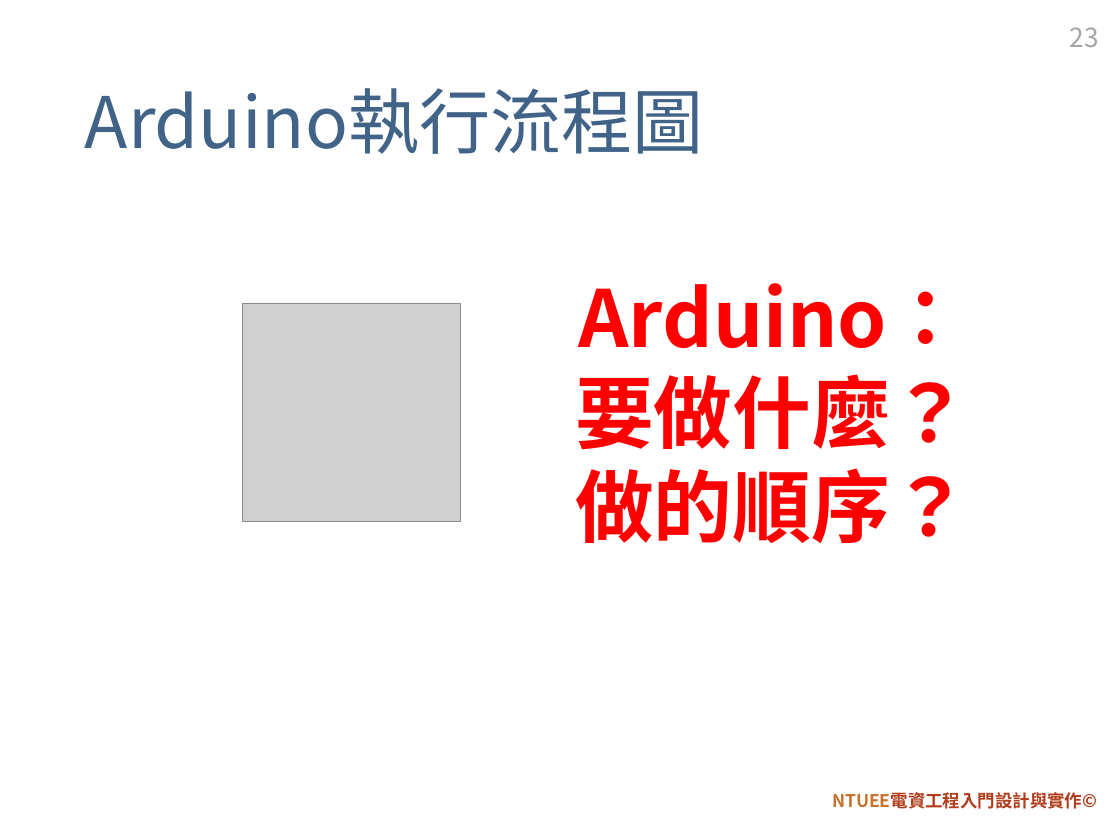
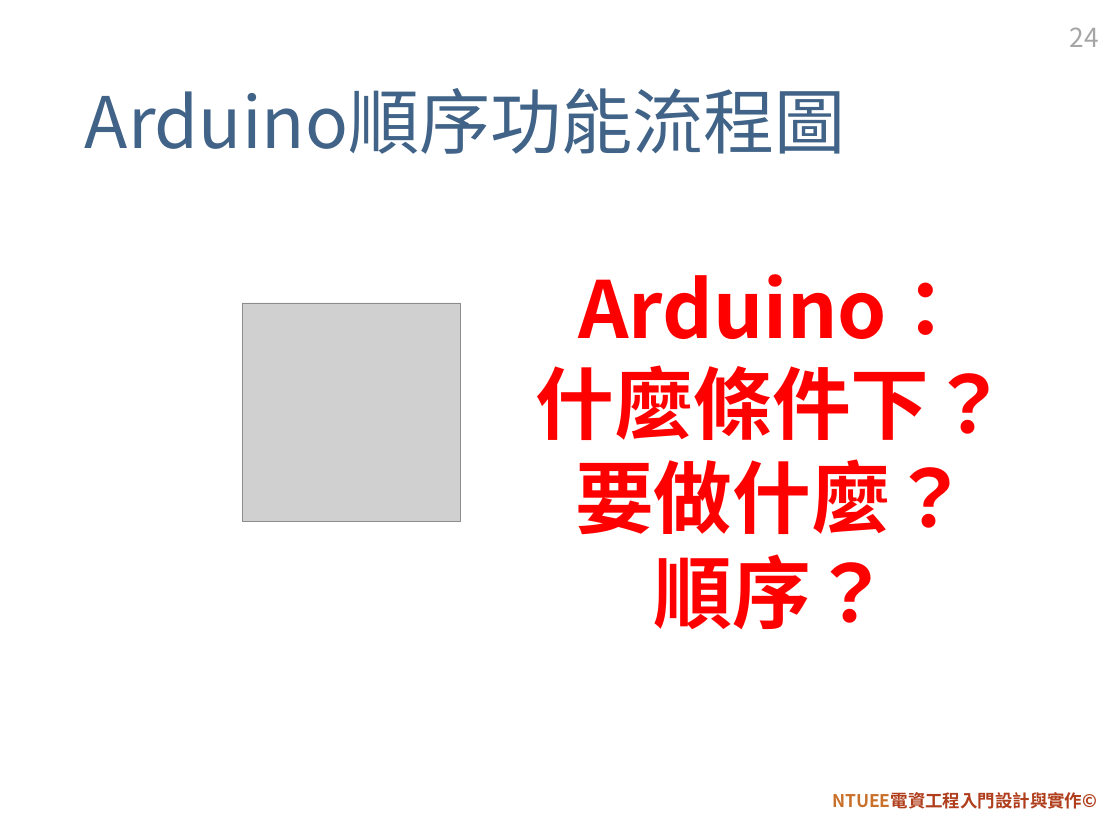
Before and after one commit to HowardChao/Creative-Cornerstone-Course-Design-for-ICT-and-Engineering-Education, a slide deck: slide 24 of 107_slides/第六週尋寶自走車.pptx (slide 23 before the commit). Drawn at 1120x840 pixels with LibreOffice and Linux fonts; fonts in the diff are those of the drawing; grey boxes stand for pictures; background and template pictures are left out. Boxes give left, top, right and bottom in pixels: in the first picture for what was removed or moved away, otherwise in the second. Text is boxed around its words. In the diff, an @@ line names an element or a change of style, - is before the commit and + after.

```diff
--- a/107_slides/第六週尋寶自走車.pptx
+++ b/107_slides/第六週尋寶自走車.pptx
@@ page number at bbox=[1070, 27, 1099, 47]: text changed @@
-23
+24
@@ title at bbox=[85, 88, 846, 154]: text changed @@
-Arduino執行流程圖
+Arduino順序功能流程圖
@@ text "Arduino：": place and size @@
-text "Arduino：" at bbox=[575, 283, 969, 543]
+text "Arduino：" at bbox=[536, 274, 1009, 629]
@@ text at bbox=[536, 365, 1009, 440]: paragraph added @@
+什麼條件下？
@@ text at bbox=[654, 554, 890, 629]: text changed @@
-做的順序？
+順序？
```
Also in this commit, not shown: 2 other slides changed, 1 slide added.
